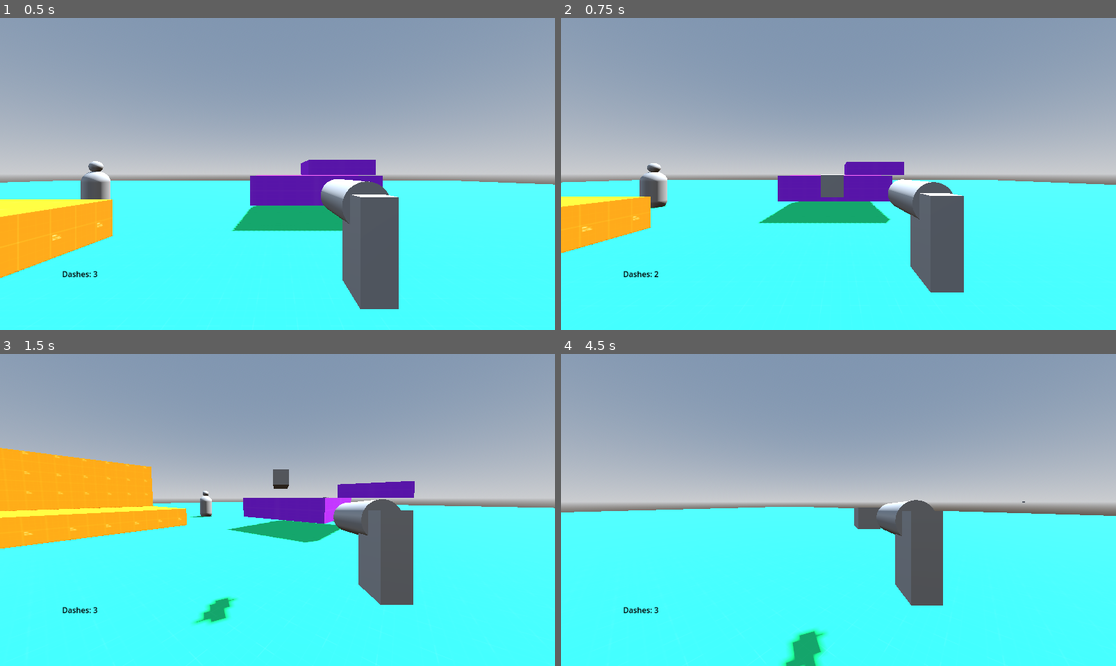
Above: before the commit, frames 1-4 (two rows, left to right).
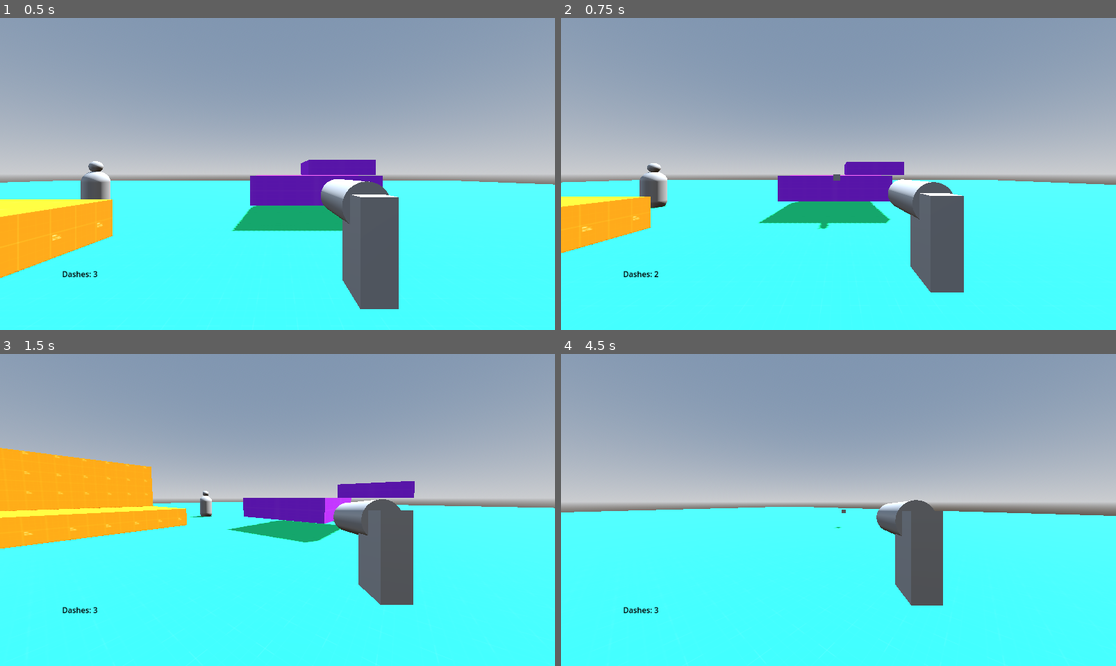
Above: after the commit, the same moments.

Repository: R1fty0/RetroShooter
Game: Godot game, scene res://scenes/main.tscn
Two runs of this game, one before a commit and one after it. Both use one fixed random seed, a clock stepped at 60 frames per second and the inputs below.
Inputs (mouse positions are in pixels of both pictures, inside the frame that each line leads up to):
- Up to frame 1 (0.5 s): no input
- Up to frame 2 (0.75 s): tap Enter (ui_accept) at 0.5 s; move the mouse to (960, 158) at 0.52 s; hold D (right) from 0.53 s (still down); hold Q (dash) from 0.53 s (still down); click (960, 158) at 0.67 s
- Up to frame 3 (1.5 s): tap Space (jump) at 0.77 s; move the mouse to (249, 510) at 1.27 s; release D (right) at 1.28 s; release Q (dash) at 1.28 s; hold W (forward) from 1.28 s (still down); click (249, 510) at 1.35 s
- Up to frame 4 (4.5 s): keep holding W (forward); tap Space (jump) at 1.52, 3.02, 3.77 s; move the mouse to (849, 503) at 2.02 s; hold Q (dash) 2.03-2.78 s; move the mouse to (832, 516) at 2.77 s; click (832, 516) at 2.85 s; move the mouse to (877, 513) at 3.52 s; hold Q (dash) 3.53-4.28 s; move the mouse to (794, 506) at 4.27 s; click (794, 506) at 4.35 s

Frame 1 is identical in both runs. In frame 2, 0.3% of the frame differs, in the area x 46-51%, y 50-68%; in frame 3, 0.6%; in frame 4, 1.0%, in the area x 39-84%, y 47-100%.

Commit message:
fix: projectile collision handling

Diff:
--- a/scenes/common_components/projectile/projectile.gd
+++ b/scenes/common_components/projectile/projectile.gd
@@ -9,20 +9,34 @@
 var direction: Vector3 = Vector3.FORWARD
 
 func _physics_process(delta: float) -> void:
-	var velocity = direction * speed
-	# Move bullet forward.
-	global_position += velocity * delta
-	# Make bullet spin during movement.
-	if velocity.length() > 0:
-		look_at(global_position + velocity, Vector3.UP)
+	var displacement = direction.normalized() * speed * delta
+	_projectile_raycasting(displacement)
+	# Move projectile if we don't hit anything.
+	global_position += displacement
+	# Rotate to face movement direction
+	look_at(global_position + displacement, Vector3.UP)
 
-func _on_body_entered(body: Node) -> void:
-	print("ive hit something")
-	# Check if we wanna damage this thing and damage it.
+func _projectile_raycasting(displacement: Vector3):
+	# Raycasting for projectile collisions.
+	# Create ray parameters
+	var ray_params = PhysicsRayQueryParameters3D.new()
+	ray_params.from = global_position
+	ray_params.to = global_position + displacement
+	ray_params.exclude = [self]
+
+	# Cast the ray
+	var space_state = get_world_3d().direct_space_state
+	var result = space_state.intersect_ray(ray_params)
+	# Trigger collision handling.
+	if result:
+		var hit_body = result.collider
+		_handle_hit(hit_body)
+		queue_free()
+
+func _handle_hit(body: Node) -> void:
+	print("Hit: " + body.name)
+	print("Group: " + str(body.get_groups()))
 	if body.is_in_group(target_group):
-		if body is Hitbox:
-			if body.health_component != null:
-				body.health_component._take_damage(damage)
-				print("We've damaged something")
-	# Destroy the bullet.
-	queue_free()
+		if body is Hitbox and body.health_component != null:
+			body.health_component._take_damage(damage)
+			print("We've damaged something")
